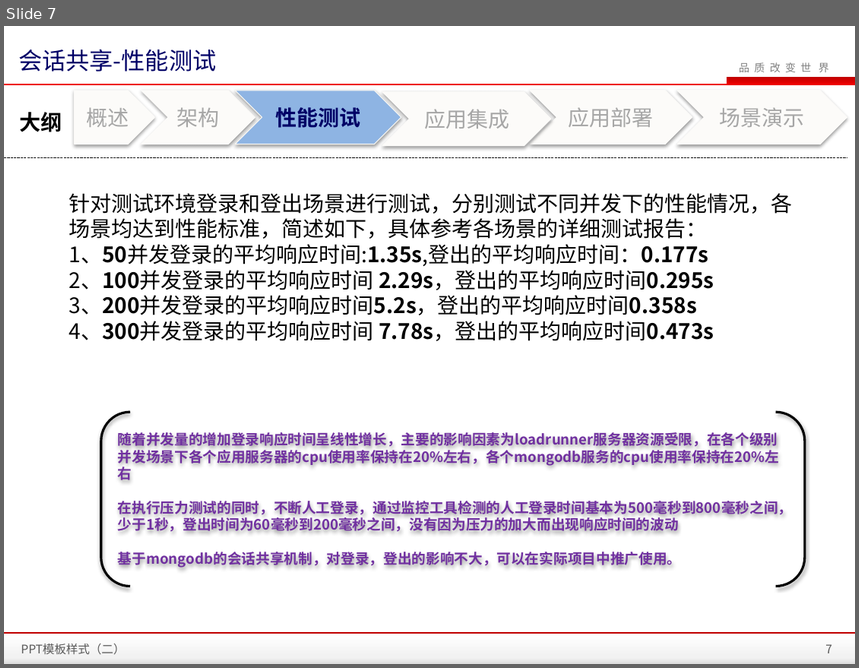
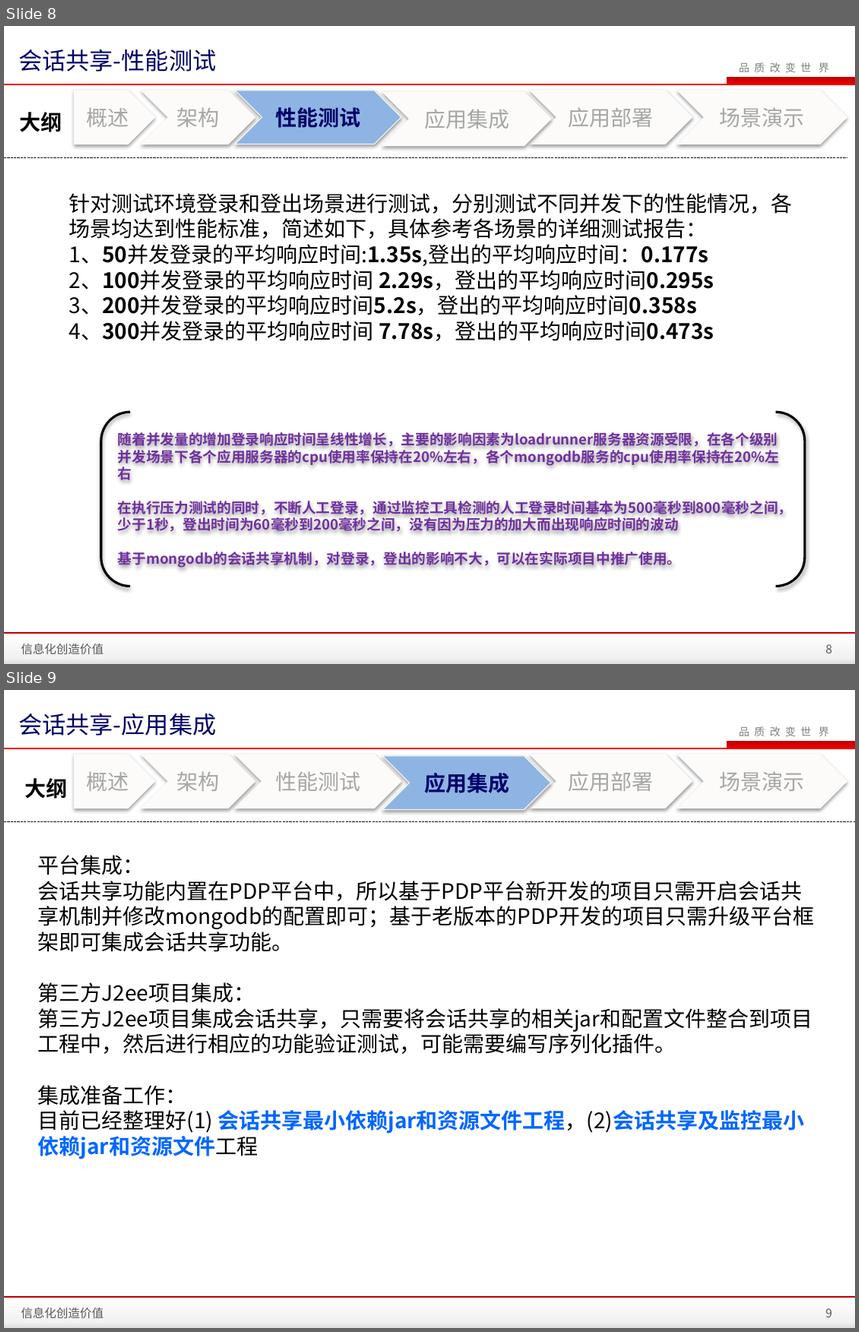
Before and after one commit to zhanght86/bboss-cms, a slide deck: 文档/SanyPDP平台会话共享介绍.pptx. Shown one above the other, each under a label of ours: slide 7 before the commit, slides 8 and 9 after it. The pictures are 859x668 and 859x1332 pixels, drawn with LibreOffice and Linux fonts; fonts in the diff are those of the drawing; background and template pictures are left out. Boxes give left, top, right and bottom in pixels: in the first picture for what was removed or moved away, otherwise in the second. Text is boxed around its words. In the diff, an @@ line names an element or a change of style, - is before the commit and + after.

```diff
--- a/文档/SanyPDP平台会话共享介绍.pptx
+++ b/文档/SanyPDP平台会话共享介绍.pptx
@@ slide 9 added at (4, 690, 855, 1328), background #FFFFFF; not listed: 5 template elements that a slide beside it also shows @@
@@ title added at (18, 713, 216, 736), 20 pt, text #000066 @@
+会话共享-应用集成
@@ pentagon arrow added at (75, 755, 154, 809), fill #FCFBF9, outline #FCFBF9 0.75 pt, 18 pt, text #A6A6A6 @@
+概述
@@ chevron added at (141, 755, 255, 809), fill #FCFBF9, outline #FCFBF9 0.75 pt, 18 pt, text #A6A6A6 @@
+架构
@@ chevron added at (236, 755, 401, 809), fill #FCFBF9, outline #FCFBF9 0.75 pt, 18 pt, text #A6A6A6 @@
+性能测试
@@ chevron added at (382, 756, 551, 810), fill #8EB4E3, outline #F8F7F3 0.75 pt, 18 pt, text #000066, bold @@
+应用集成
@@ chevron added at (530, 755, 692, 809), fill #FCFBF9, outline #FCFBF9 0.75 pt, 18 pt, text #A6A6A6 @@
+应用部署
@@ chevron added at (677, 755, 847, 809), fill #FCFBF9, outline #FCFBF9 0.75 pt, 18 pt, text #A6A6A6 @@
+场景演示
@@ text added at (25, 778, 67, 799), 18 pt, text #000000, bold @@
+大纲
@@ line added from (4, 822) to (855, 822), #000000 0.25 pt dashed @@
@@ text added at (38, 855, 815, 1160), 18 pt, text #000000 @@
+平台集成：
+会话共享功能内置在PDP平台中，所以基于PDP平台新开发的项目只需开启会话共享机制并修改mongodb的配置即可；基于老版本的PDP开发的项目只需升级平台框架即可集成会话共享功能。
+第三方J2ee项目集成：
+第三方J2ee项目集成会话共享，只需要将会话共享的相关jar和配置文件整合到项目工程中，然后进行相应的功能验证测试，可能需要编写序列化插件。
+集成准备工作：
+目前已经整理好(1) 会话共享最小依赖jar和资源文件工程，(2)会话共享及监控最小依赖jar和资源文件工程
@@ text added at (21, 1308, 104, 1319), 10 pt, text #595959 @@
+信息化创造价值
@@ page number added at (826, 1309, 832, 1318), 10 pt, text #595959 @@
+9
@@ what was slide 7 is now slide 8 @@
@@ slide 8 changed as well @@
@@ text at (21, 644, 104, 655): text changed @@
-PPT模板样式（二）
+信息化创造价值
@@ page number at (826, 645, 832, 654): text changed @@
-7
+8
```
Also in this commit, not shown: 17 other slides changed, 2 other slides added, 7 other files.
